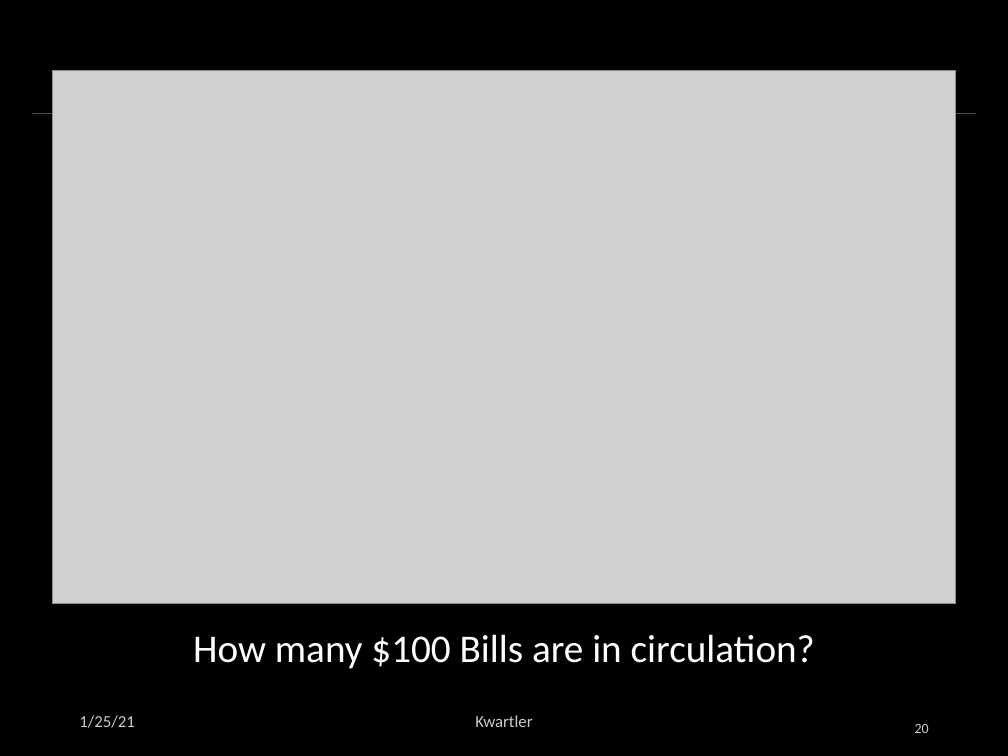
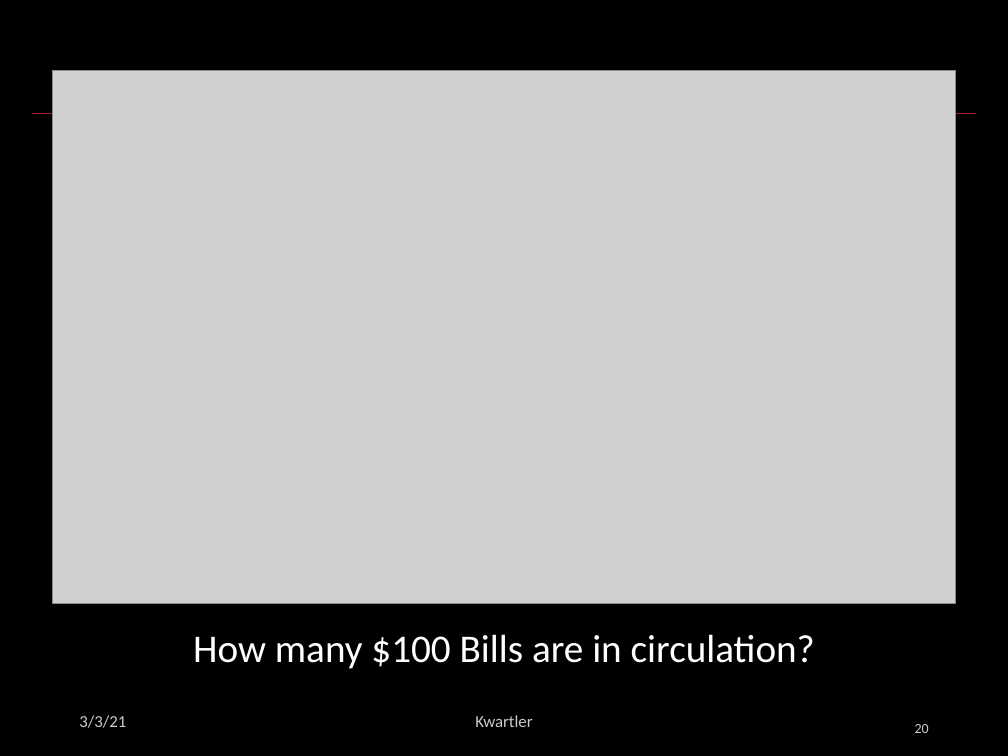
Before and after one commit to kwartler/hult_NLP_student, a slide deck: slide 20 of lessons/class5/Class5E.pptx. Drawn at 1008x756 pixels with LibreOffice and Linux fonts; fonts in the diff are those of the drawing; grey boxes stand for pictures. Boxes give left, top, right and bottom in pixels: in the first picture for what was removed or moved away, otherwise in the second. Text is boxed around its words. In the diff, an @@ line names an element or a change of style, - is before the commit and + after.

```diff
--- a/lessons/class5/Class5E.pptx
+++ b/lessons/class5/Class5E.pptx
@@ text at (79,715,126,728): text changed @@
-1/25/21
+3/3/21
```
Also in this commit, not shown: 29 other slides changed, 11 other files.
